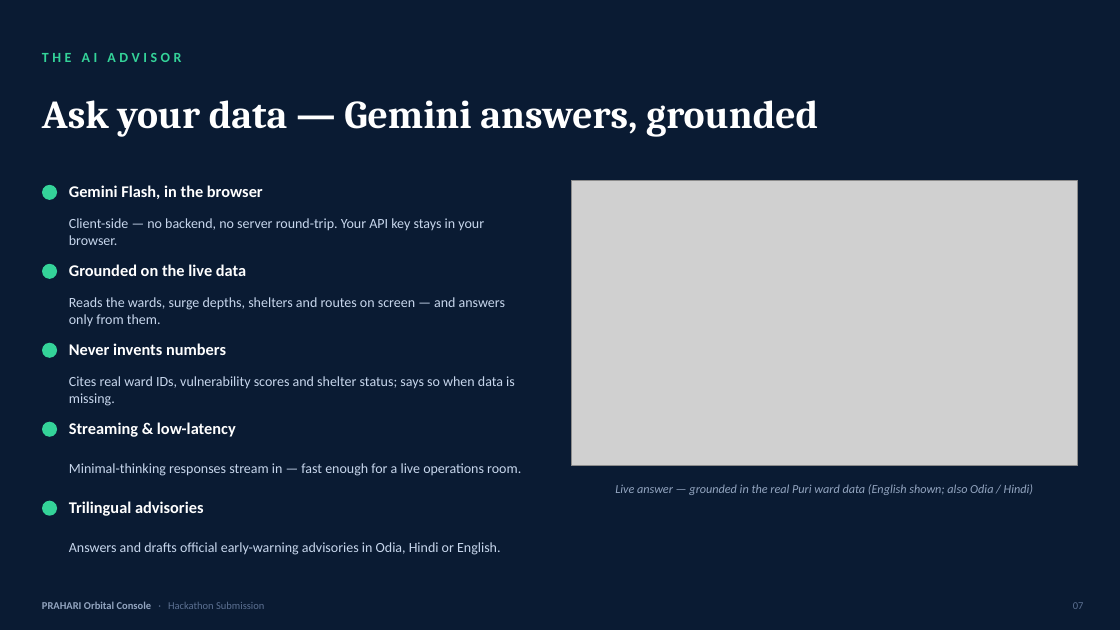
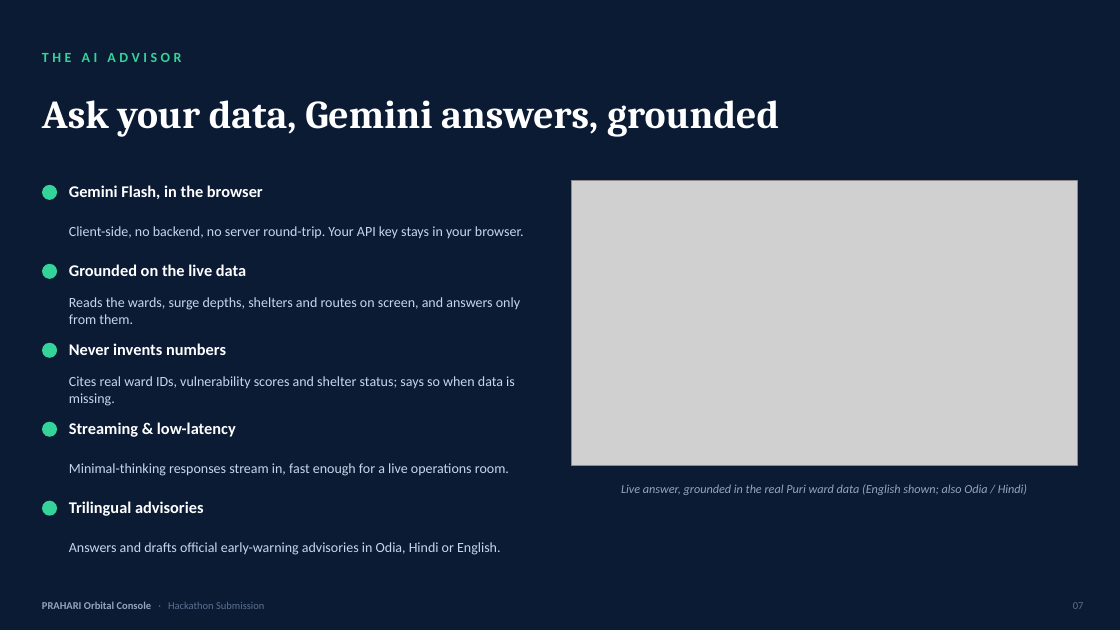
Before and after one commit to abhishek-0706/prahari-orbital-console, a slide deck: slide 7 of demo/PRAHARI_Orbital_Console.pptx. Drawn at 1120x630 pixels with LibreOffice and Linux fonts; fonts in the diff are those of the drawing; grey boxes stand for pictures. Boxes give left, top, right and bottom in pixels: in the first picture for what was removed or moved away, otherwise in the second. Text is boxed around its words. In the diff, an @@ line names an element or a change of style, - is before the commit and + after.

```diff
--- a/demo/PRAHARI_Orbital_Console.pptx
+++ b/demo/PRAHARI_Orbital_Console.pptx
@@ text at box(42, 100, 779, 137): text changed @@
-Ask your data — Gemini answers, grounded
+Ask your data, Gemini answers, grounded
@@ text at box(69, 226, 524, 239): text changed @@
-Client-side — no backend, no server round-trip. Your API key stays in your browser.
+Client-side, no backend, no server round-trip. Your API key stays in your browser.
@@ text at box(69, 297, 520, 324): text changed @@
-Reads the wards, surge depths, shelters and routes on screen — and answers only from them.
+Reads the wards, surge depths, shelters and routes on screen, and answers only from them.
@@ text at box(69, 463, 509, 476): text changed @@
-Minimal-thinking responses stream in — fast enough for a live operations room.
+Minimal-thinking responses stream in, fast enough for a live operations room.
@@ text at box(621, 484, 1027, 495): text changed @@
-Live answer — grounded in the real Puri ward data (English shown; also Odia / Hindi)
+Live answer, grounded in the real Puri ward data (English shown; also Odia / Hindi)
```
Also in this commit, not shown: 10 other slides changed, 1 other file.
